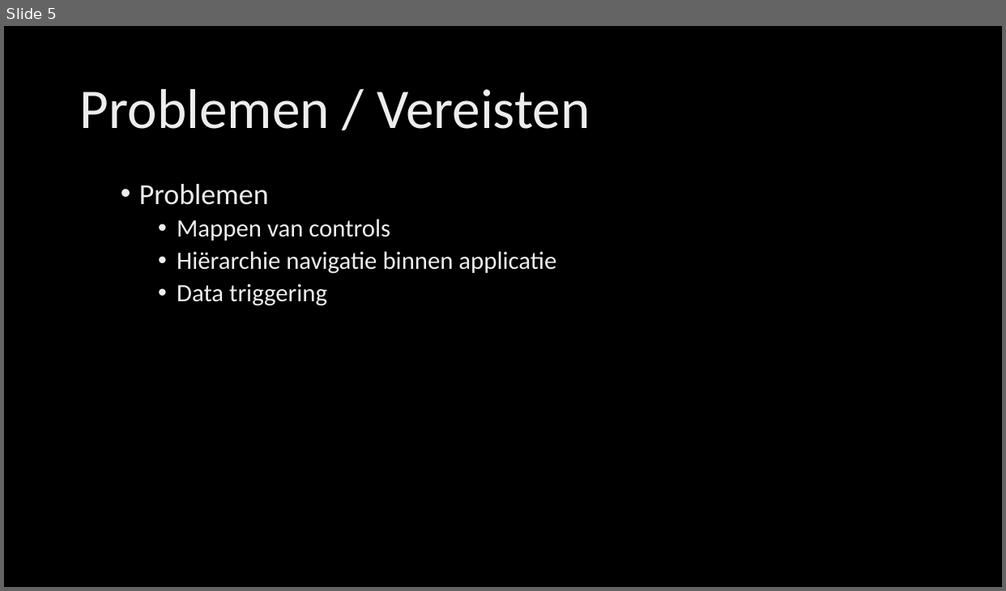
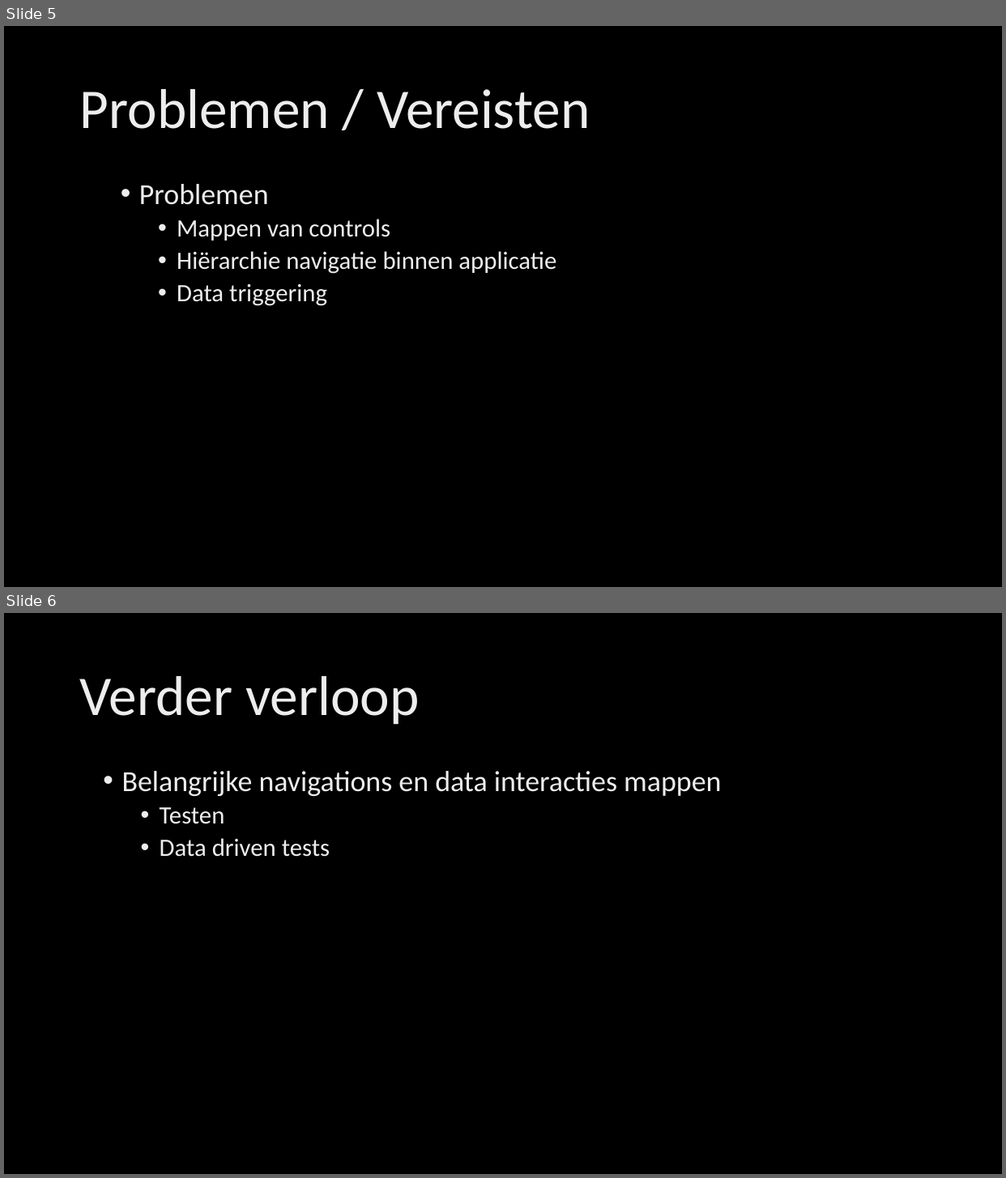
Before and after one commit to vandeputtepeter/Bachelorproef-Peter-Van-de-Putte-Jasper-Van-Gestel, a slide deck: Bachelorproef_Statusrapport.pptx. Shown one above the other, each under a label of ours: slide 5 before the commit, slides 5 and 6 after it. The pictures are 1006x591 and 1006x1178 pixels, drawn with LibreOffice and Linux fonts; fonts in the diff are those of the drawing; background and template pictures are left out. Boxes give left, top, right and bottom in pixels: in the first picture for what was removed or moved away, otherwise in the second. Text is boxed around its words. In the diff, an @@ line names an element or a change of style, - is before the commit and + after.

Commit message:
verder verloop toegevoegd

```diff
--- a/Bachelorproef_Statusrapport.pptx
+++ b/Bachelorproef_Statusrapport.pptx
@@ slide 6 added at <box>4,613,1002,1174</box>, background picture (left out) @@
@@ title added at <box>80,676,419,724</box>, 54 pt, text gradient #BFBFBF to #EDEDED to #FFFFFF @@
+Verder verloop
@@ text added at <box>122,771,721,857</box>, 28 pt, text gradient #BFBFBF to #EDEDED to #FFFFFF @@
+• Belangrijke navigations en data interacties mappen
+  • Testen
+  • Data driven tests
```
